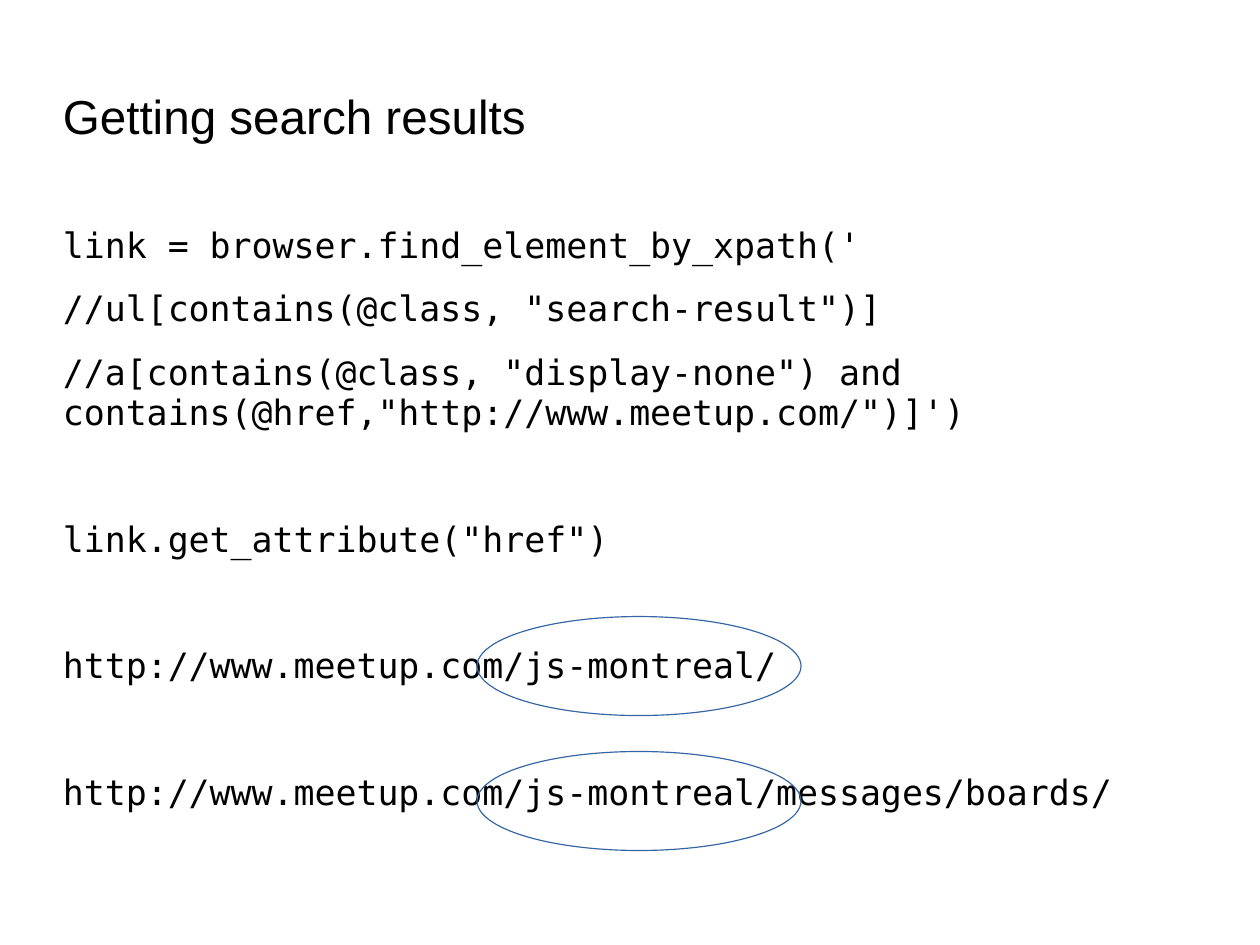
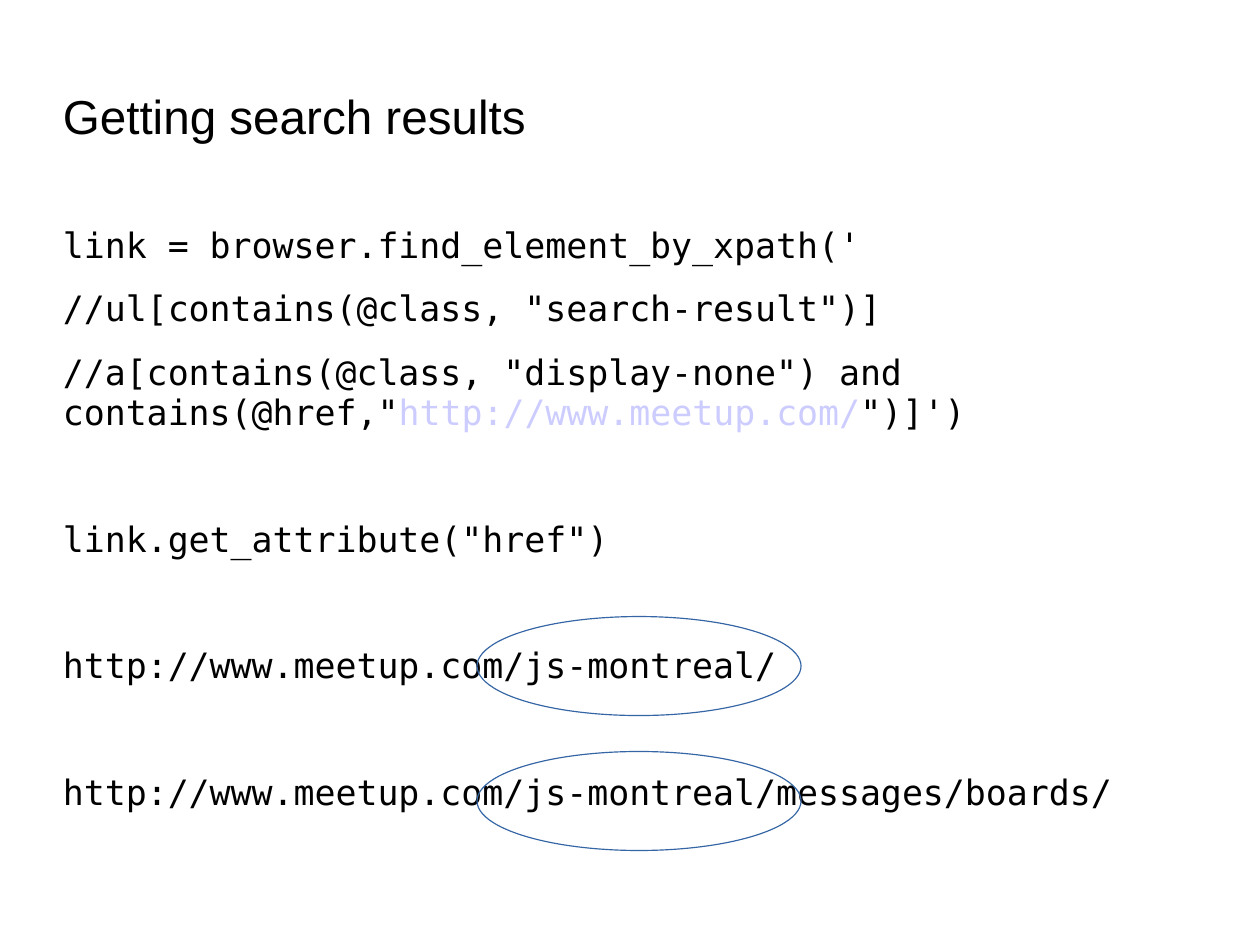
Before and after one commit to supita/Pyladies-Python-Web-Scraping, a slide deck: slide 23 of pyladies.ppt. Drawn at 1260x945 pixels with LibreOffice and Linux fonts; fonts in the diff are those of the drawing; background and template pictures are left out. Boxes give left, top, right and bottom in pixels: in the first picture for what was removed or moved away, otherwise in the second. Text is boxed around its words. In the diff, an @@ line names an element or a change of style, - is before the commit and + after.

```diff
--- a/pyladies.ppt
+++ b/pyladies.ppt
@@ text "link = browser.find_element_by_xpath('" at (63,231,1112,813): text colour #000000 to #CCCCFF in "contains(@href,"http://www.meetup.com/")]')" @@
```
Also in this commit, not shown: 8 other slides changed.
